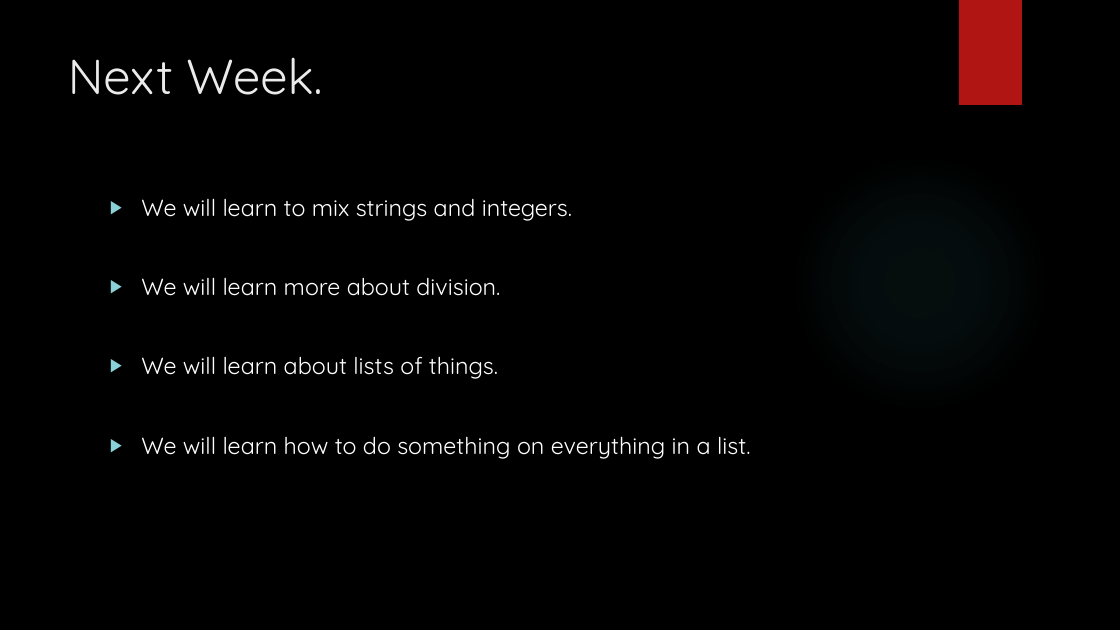
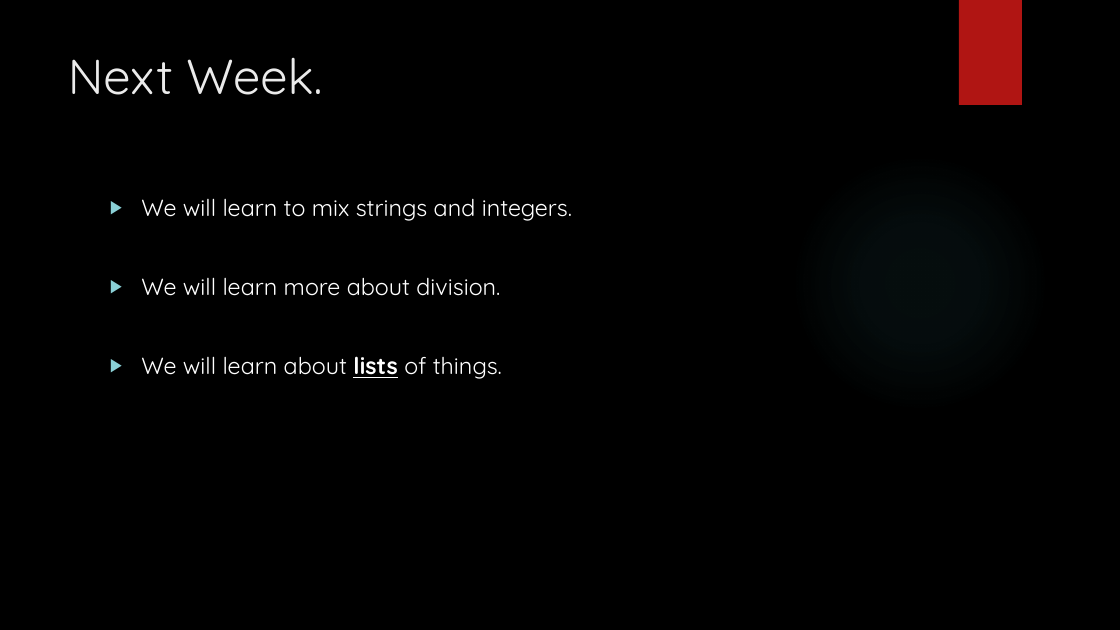
Before and after one commit to davidgroves/DGM_Tutorials, a slide deck: slide 25 of week2/week2.pptx. Drawn at 1120x630 pixels with LibreOffice and Linux fonts; fonts in the diff are those of the drawing; background and template pictures are left out. Boxes give left, top, right and bottom in pixels: in the first picture for what was removed or moved away, otherwise in the second. Text is boxed around its words. In the diff, an @@ line names an element or a change of style, - is before the commit and + after.

```diff
--- a/week2/week2.pptx
+++ b/week2/week2.pptx
@@ text at <box>141,356,502,379</box>: bold on, underline on in "lists" @@
@@ text at <box>141,436,750,459</box>: paragraph removed @@
-▶ We will learn how to do something on everything in a list.
```
Also in this commit, not shown: 4 other slides changed.
